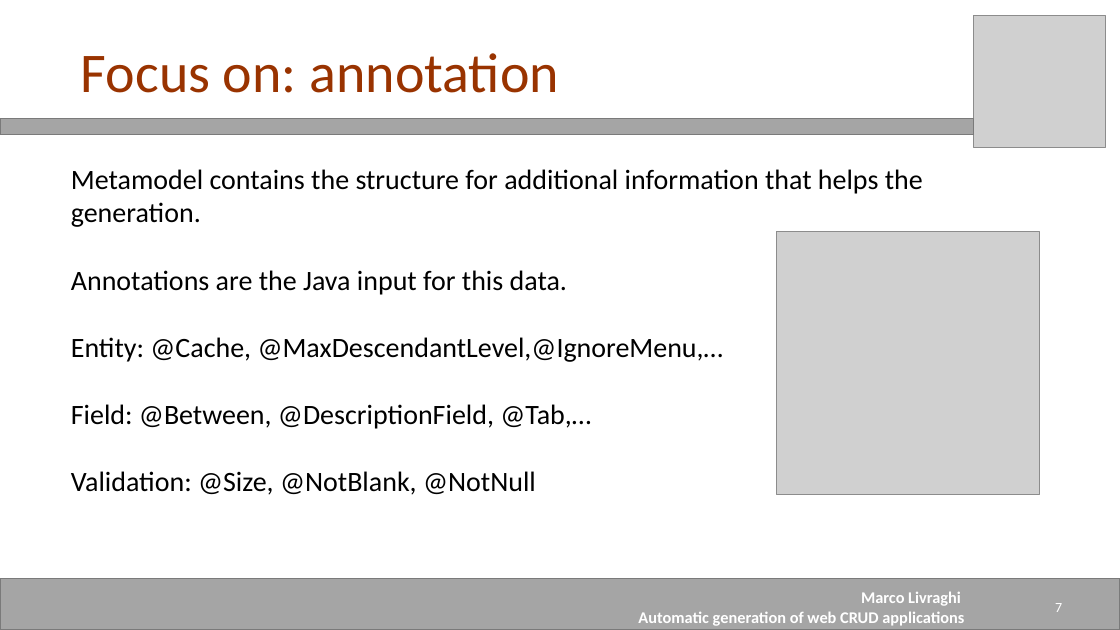
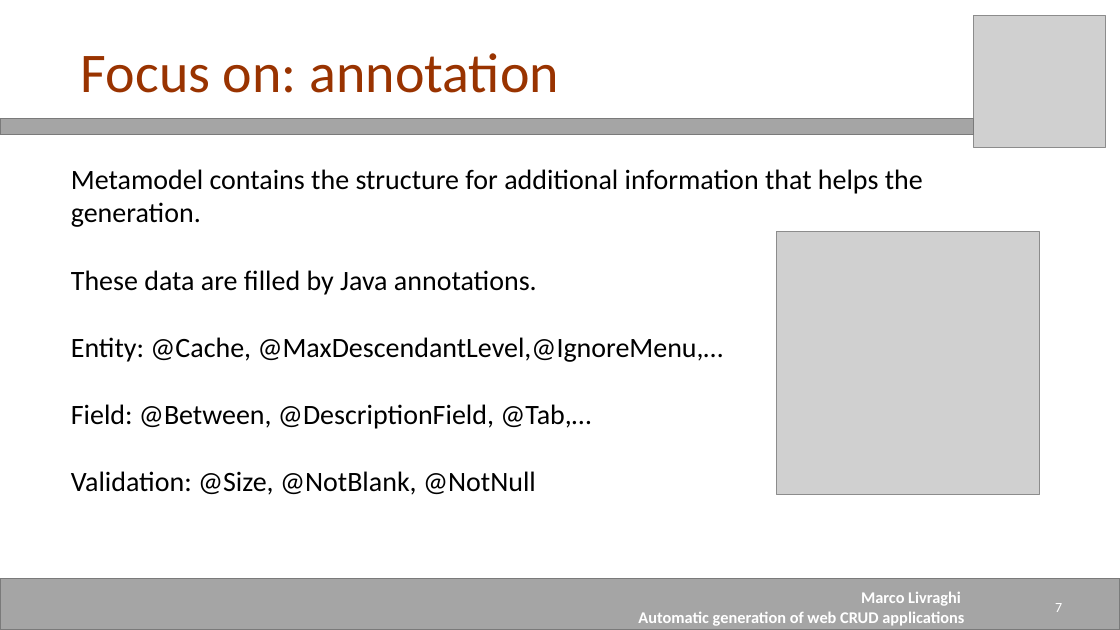
Before and after one commit to mrclivraghi/Anggen, a slide deck: slide 7 of Documentation/Presentation_Livraghi.pptx. Drawn at 1120x630 pixels with LibreOffice and Linux fonts; fonts in the diff are those of the drawing; grey boxes stand for pictures. Boxes give left, top, right and bottom in pixels: in the first picture for what was removed or moved away, otherwise in the second. Text is boxed around its words. In the diff, an @@ line names an element or a change of style, - is before the commit and + after.

```diff
--- a/Documentation/Presentation_Livraghi.pptx
+++ b/Documentation/Presentation_Livraghi.pptx
@@ text at [71,270,537,295]: text changed @@
-Annotations are the Java input for this data.
+These data are filled by Java annotations.
```
Also in this commit, not shown: 6 other slides changed.
